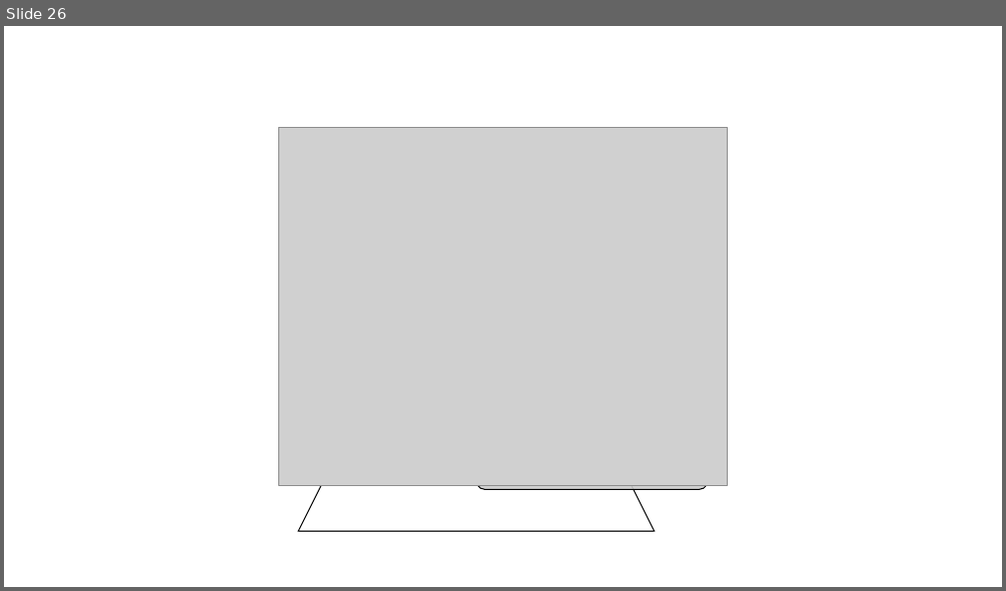
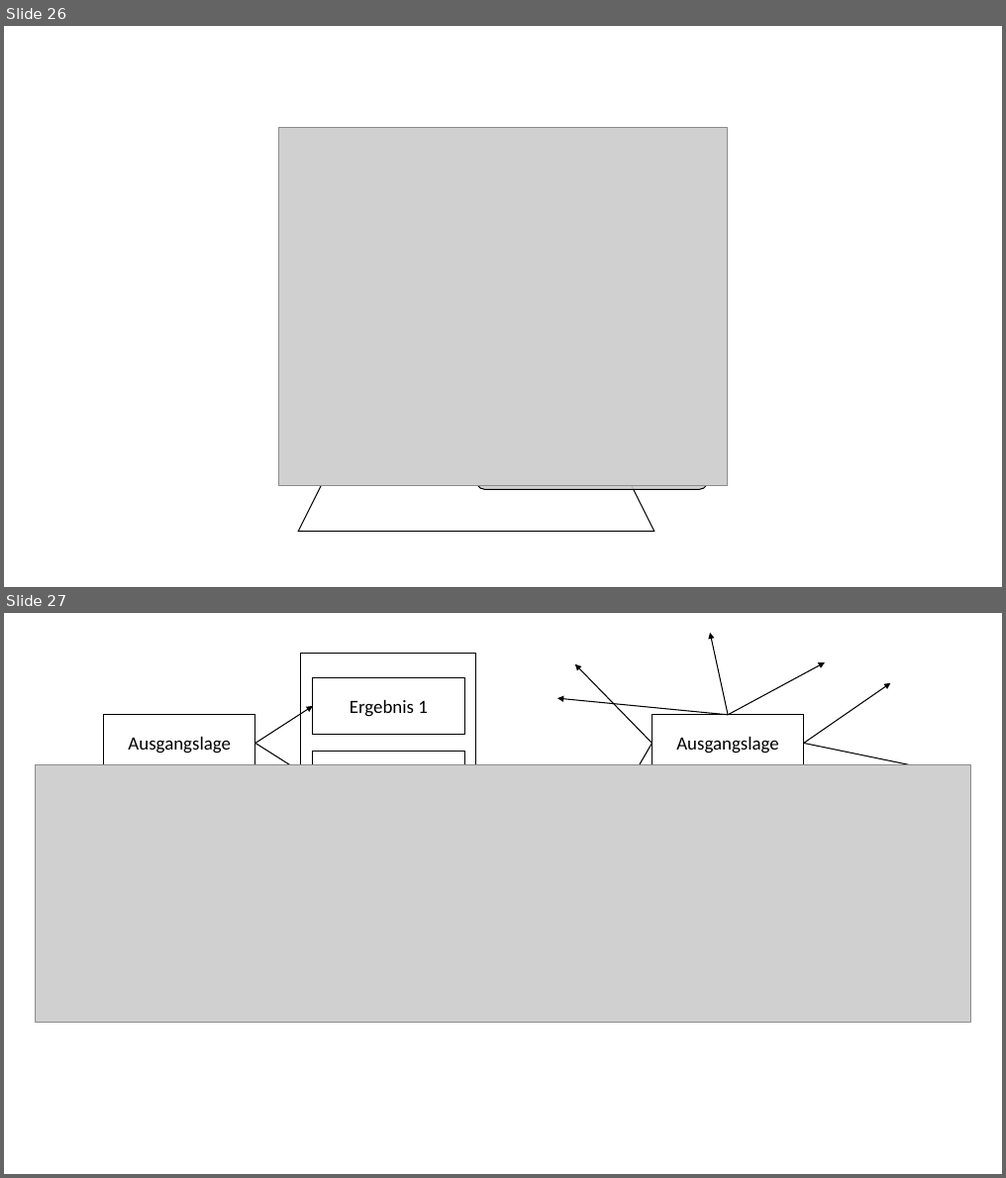
Before and after one commit to LukasRoeseler/opensciencebuch, a slide deck: images/Abbildungen-01.pptx. Shown one above the other, each under a label of ours: slide 26 before the commit, slides 26 and 27 after it. The pictures are 1006x591 and 1006x1178 pixels, drawn with LibreOffice and Linux fonts; fonts in the diff are those of the drawing; grey boxes stand for pictures. Boxes give left, top, right and bottom in pixels: in the first picture for what was removed or moved away, otherwise in the second. Text is boxed around its words. In the diff, an @@ line names an element or a change of style, - is before the commit and + after.

```diff
--- a/images/Abbildungen-01.pptx
+++ b/images/Abbildungen-01.pptx
@@ slide 27 added at <box>4,613,1002,1174</box>, background #FFFFFF @@
@@ arrow added from (728, 715) to (710, 633), #000000 1 pt @@
@@ rectangle added at <box>301,654,476,833</box>, fill #FFFFFF, outline #000000 1 pt @@
@@ arrow added from (652, 744) to (575, 663), #000000 1 pt @@
@@ arrow added from (728, 715) to (826, 663), #000000 1 pt @@
@@ rectangle added at <box>313,677,464,735</box>, fill #FFFFFF, outline #000000 1 pt, 18 pt, text #000000 @@
+Ergebnis 1
@@ arrow added from (728, 715) to (557, 698), #000000 1 pt @@
@@ arrow added from (804, 744) to (890, 683), #000000 1 pt @@
@@ rectangle added at <box>104,715,255,771</box>, fill #FFFFFF, outline #000000 1 pt, 18 pt, text #000000 @@
+Ausgangslage
@@ arrow added from (255, 744) to (313, 706), #000000 1 pt @@
@@ rectangle added at <box>652,715,804,771</box>, fill #FFFFFF, outline #000000 1 pt, 18 pt, text #000000 @@
+Ausgangslage
@@ arrow added from (255, 744) to (313, 780), #000000 1 pt @@
@@ rectangle added at <box>313,752,464,808</box>, fill #FFFFFF, outline #000000 1 pt @@
@@ arrow added from (652, 744) to (629, 783), #000000 1 pt @@
@@ arrow added from (804, 744) to (963, 776), #000000 1 pt @@
@@ picture added at <box>36,765,970,1023</box> @@
```
Also in this commit, not shown: 29 other files.
